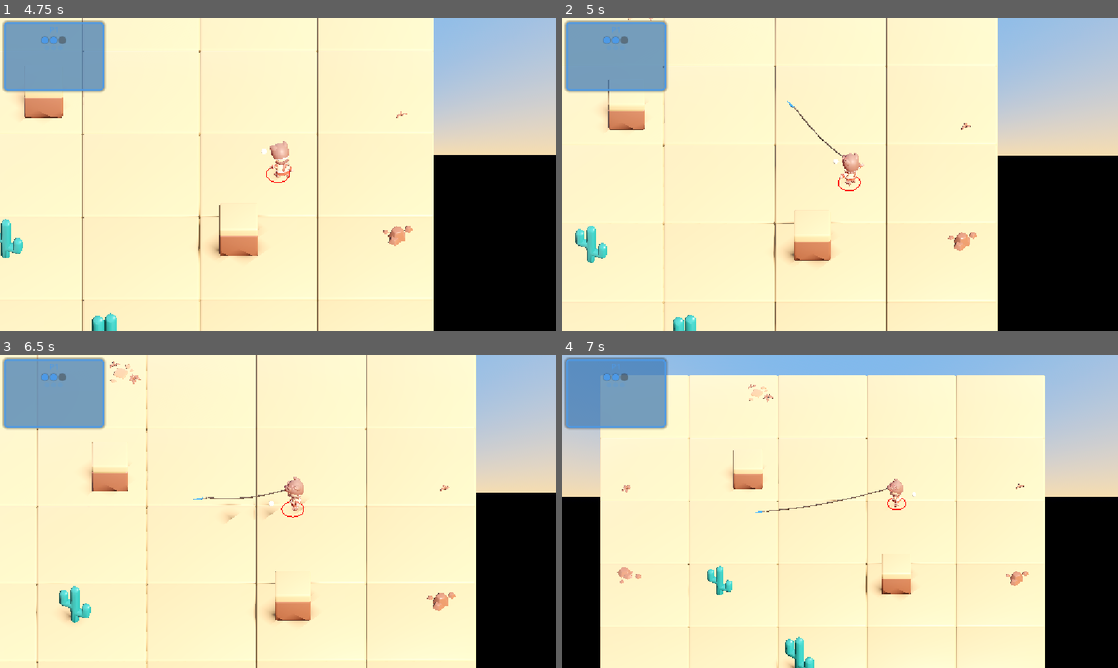
Above: before the commit, frames 1-4 (two rows, left to right).
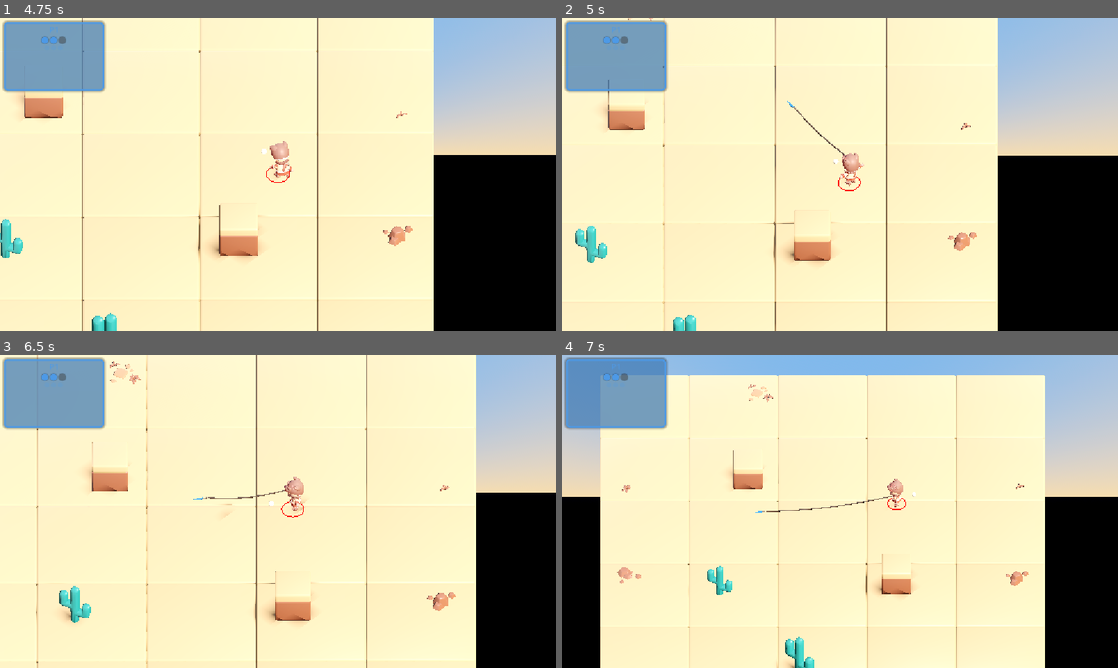
Above: after the commit, the same moments.

Repository: haotsai101/ropedart-arena
Game: Godot game, scene res://tests/test_player_map_boundary.tscn
The game is run twice, just before and just after one commit, with the same random seed, the same clock (stepped at 60 frames per second) and the same inputs. This scene is started directly instead of the project's main scene.
Inputs (mouse positions are in pixels of both pictures, inside the frame that each line leads up to):
- Up to frame 1 (4.75 s): tap Enter (ui_accept) at 0.5, 0.77, 2, 3.77 s; move the mouse to (400, 158) at 0.52 s; hold Right (ui_right) 0.53-1.25 s; tap B at 0.6 s; click (400, 158) at 0.67 s; drag from (166, 190) to (250, 237) at 1.27 s; move the mouse to (333, 105) at 2.02 s; hold Right (ui_right) 2.03-2.75 s; tap R at 2.1 s; drag from (250, 237) to (111, 127) at 2.77 s; move the mouse to (444, 221) at 3.52 s; hold Left (ui_left) 3.53-4.25 s; tap Backspace at 3.6 s; drag from (111, 127) to (194, 96) at 4.27 s
- Up to frame 2 (5 s): no input
- Up to frame 3 (6.5 s): move the mouse to (305, 511) at 5.02 s; hold Down (ui_down) 5.03-5.75 s; hold Shift 5.03-5.75 s; click (305, 511) at 5.17 s; drag from (194, 433) to (166, 527) at 5.77 s
- Up to frame 4 (7 s): move the mouse to (962, 495) at 6.52 s; hold Up (ui_up) from 6.53 s (still down); tap B at 6.6 s; tap Enter (ui_accept) at 6.77 s

Frame 1 is identical in both runs. In frame 2, less than 0.1% of the frame differs, in the area x 42-51%, y 30-45%; in frame 3, less than 0.1%; in frame 4, 0.2%, in the area x 37-60%, y 42-51%.

Commit message:
fix: attach thrown rope to the real hand, route it around obstacles
The rope's near end was computed as owner_player.global_position.y +
rope_hand_height (a guessed 1.0 units above the capsule center) -- an
approximation that was never actually calibrated against the real
hand position, and was drawing it up near head/shoulder height
instead. Added player.gd's get_hand_world_position(), returning the
already-tracked handslot.r BoneAttachment3D position (the same one
_setup_dagger_in_hand() uses for the held dagger/coil), and rope_dart.gd
now calls that directly instead of guessing a height offset -- fixes
X/Z accuracy too, not just height, since the old approximation used
the character's center position rather than the hand's actual
(possibly arm-pose-offset) position.

Also routes the rope around map obstacles: if a pillar sits directly
between the hand and the dart (e.g. after the owner walks around one
post-anchor), the rope now bends around its nearest edge instead of
clipping straight through it, reusing the same
_get_swept_hit_obstacle()/_snap_to_rect_edge() the dart's own flight
already uses against the "obstacles" group -- deliberately never
checked against "players", so the rope always passes freely through
other characters. Sag is skipped across a bend (a rope caught on a
corner reads as taut there); _sample_path() walks the resulting
piecewise-linear path proportionally to each leg's real length.

Co-Authored-By: Claude Sonnet 5 <noreply@anthropic.com>
Claude-Session: https://claude.ai/code/session_019aCxs6gZU2bEG9ijQUiYXu

Diff:
--- a/scripts/player.gd
+++ b/scripts/player.gd
@@ -963,6 +963,19 @@
 	return Vector2(global_position.x, global_position.z)
 
 
+func get_hand_world_position() -> Vector3:
+	## The actual tracked handslot.r attachment position (see
+	## _setup_dagger_in_hand()) -- used by rope_dart.gd to draw the rope's
+	## near end from the real hand instead of a guessed height offset above
+	## the capsule center, which was never actually calibrated against the
+	## real hand height and was drawing it up near head/shoulder height.
+	## Falls back to a rough approximation if the attachment isn't set up
+	## (e.g. player_mesh failed to load) rather than erroring.
+	if _dagger_in_hand != null:
+		return _dagger_in_hand.global_position
+	return global_position + Vector3.UP * 1.0
+
+
 func _perform_slash() -> void:
 	## Lethal if the attacker still has their dagger in hand (dart == null) --
 	## same one-hit-kill economy as a dagger throw, with Sword_Attack as the
--- a/scripts/rope_dart.gd
+++ b/scripts/rope_dart.gd
@@ -350,14 +350,35 @@
 
 
 func _update_rope() -> void:
-	var owner_pos_2d: Vector2 = owner_player.get_pos_2d()
-	var from: Vector3 = Vector3(owner_pos_2d.x, owner_player.global_position.y + rope_hand_height, owner_pos_2d.y)
+	var from: Vector3 = owner_player.get_hand_world_position() if owner_player.has_method("get_hand_world_position") \
+		else Vector3(owner_player.get_pos_2d().x, owner_player.global_position.y + rope_hand_height, owner_player.get_pos_2d().y)
 	# Attach at the dagger's pommel (DAGGER_POMMEL_OFFSET along its own local
 	# +Z), not its origin -- transforming by head_mesh's full global
 	# transform (not just its position) so this follows the blade's current
 	# orientation too.
 	var to: Vector3 = head_mesh.global_transform * Vector3(0.0, 0.0, DAGGER_POMMEL_OFFSET)
-	var total_length: float = from.distance_to(to)
+
+	# Route around map geometry -- a pillar directly between the hand and the
+	# dart (e.g. after the owner walks around one post-anchor) would
+	# otherwise just clip straight through it. Deliberately checks only the
+	# "obstacles" group via the same _get_swept_hit_obstacle()/
+	# _snap_to_rect_edge() the dart's own flight already uses, never
+	# "players" -- the rope always passes freely through other characters
+	# regardless of where they're standing.
+	var path: Array[Vector3] = [from]
+	var bend_hit: Variant = _get_swept_hit_obstacle(Vector2(from.x, from.z), Vector2(to.x, to.z))
+	var bent: bool = bend_hit != null
+	if bent:
+		var hit_dict: Dictionary = bend_hit
+		var hit_obs: Node = hit_dict.get("obstacle")
+		var hit_point: Vector2 = hit_dict.get("point")
+		var bend_2d: Vector2 = _snap_to_rect_edge(hit_point, hit_obs.get_rect_2d())
+		path.append(Vector3(bend_2d.x, (from.y + to.y) * 0.5, bend_2d.y))
+	path.append(to)
+
+	var total_length: float = 0.0
+	for i in range(path.size() - 1):
+		total_length += path[i].distance_to(path[i + 1])
 	if total_length < 0.05:
 		for seg in _rope_segments:
 			seg.visible = false
@@ -365,19 +386,45 @@
 
 	# Sample points along a shallow hanging curve (parabolic droop, zero at
 	# both ends, peak at the midpoint) instead of a single straight line --
-	# see ROPE_SEGMENTS' comment for why.
-	var sag: float = minf(total_length * ROPE_SAG_FACTOR, ROPE_SAG_MAX)
+	# see ROPE_SEGMENTS' comment for why. Skipped across a bend (a rope
+	# caught on a corner reads as taut there, and a smooth parabola doesn't
+	# make sense across a kinked path anyway).
+	var sag: float = 0.0 if bent else minf(total_length * ROPE_SAG_FACTOR, ROPE_SAG_MAX)
 	var n: int = _rope_segments.size()
 	var points: Array[Vector3] = []
 	points.resize(n + 1)
 	for i in range(n + 1):
 		var t: float = float(i) / float(n)
-		var p: Vector3 = from.lerp(to, t)
+		var p: Vector3 = _sample_path(path, t)
 		p.y -= sag * 4.0 * t * (1.0 - t)
 		points[i] = p
 
 	for i in range(n):
 		_render_rope_segment(_rope_segments[i], points[i], points[i + 1])
+
+
+func _sample_path(path: Array[Vector3], t: float) -> Vector3:
+	## Sample a point at fraction t (0..1) along a piecewise-linear path,
+	## proportionally to each leg's actual length (not evenly split by
+	## point count), so a short bend leg doesn't get over-represented.
+	if path.size() == 2:
+		return path[0].lerp(path[1], t)
+	var lengths: Array[float] = []
+	var total: float = 0.0
+	for i in range(path.size() - 1):
+		var seg_len: float = path[i].distance_to(path[i + 1])
+		lengths.append(seg_len)
+		total += seg_len
+	if total < 0.001:
+		return path[0]
+	var target: float = t * total
+	var accum: float = 0.0
+	for i in range(lengths.size()):
+		if target <= accum + lengths[i] or i == lengths.size() - 1:
+			var local_t: float = 0.0 if lengths[i] < 0.001 else clampf((target - accum) / lengths[i], 0.0, 1.0)
+			return path[i].lerp(path[i + 1], local_t)
+		accum += lengths[i]
+	return path[path.size() - 1]
 
 
 func _render_rope_segment(seg: MeshInstance3D, from_pt: Vector3, to_pt: Vector3) -> void:
